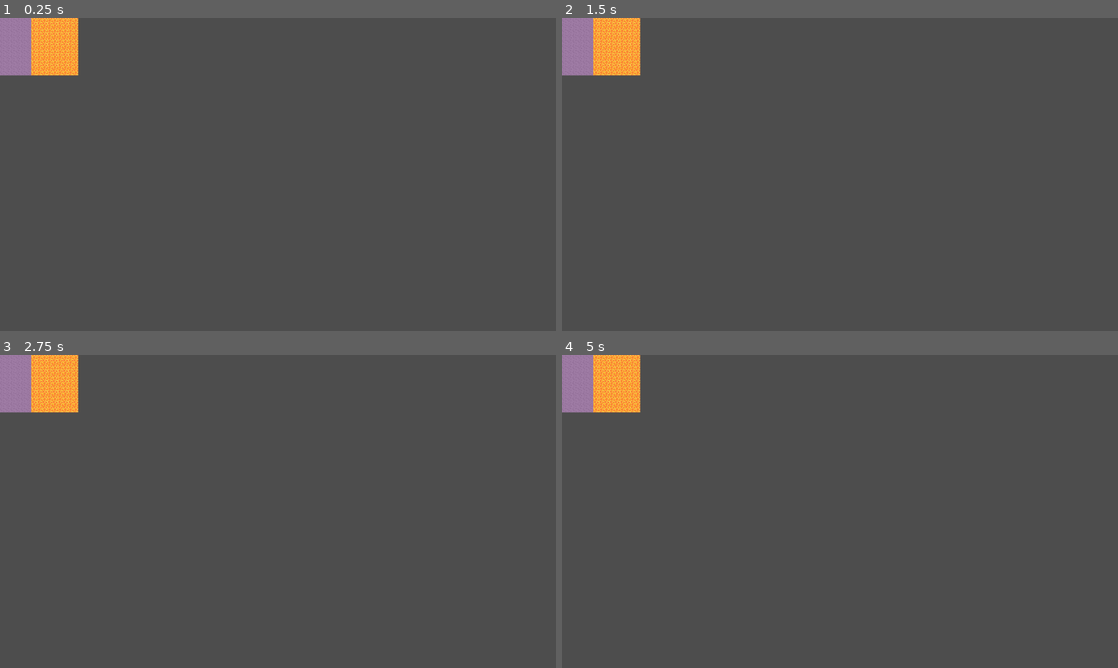
Above: before the commit, frames 1-4 (two rows, left to right).
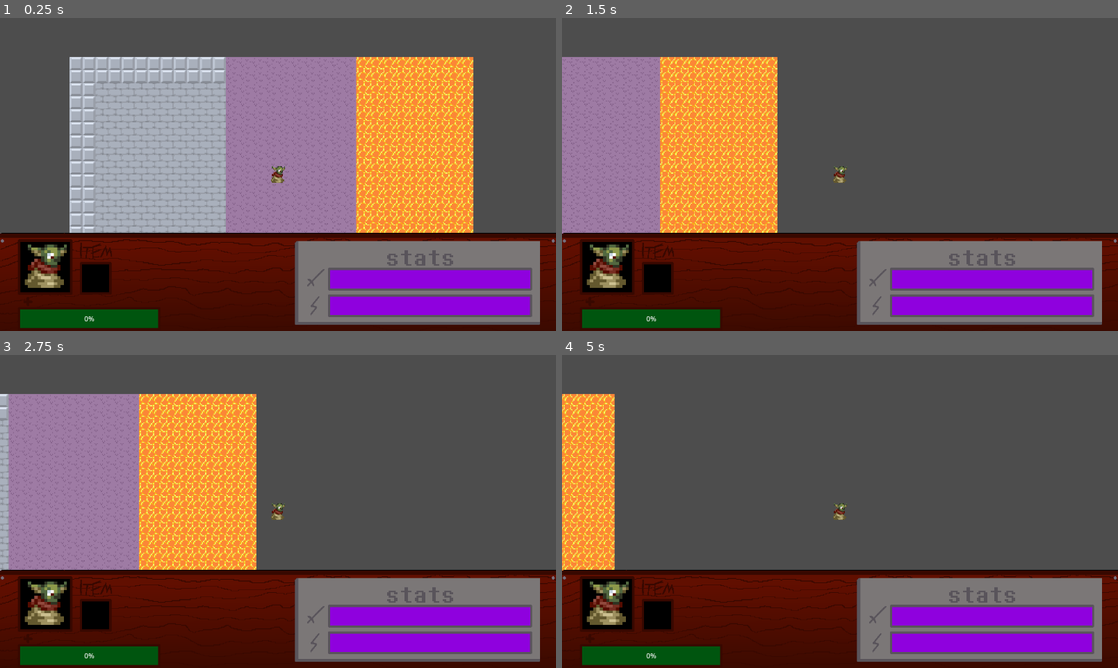
Above: after the commit, the same moments.

Repository: panda-ARCMH/BoblinQuest
Game: Godot game, scene res://dungeon.tscn
Same seed, same stepped clock (60 frames per second), same inputs: the game is played once before the commit and once after it. This scene is started directly instead of the project's main scene.
Inputs:
- Up to frame 1 (0.25 s): no input
- Up to frame 2 (1.5 s): tap Enter (ui_accept) at 0.5, 0.77 s; hold D (ui_right) from 0.53 s (still down)
- Up to frame 3 (2.75 s): tap Enter (ui_accept) at 1.52 s; release D (ui_right) at 2.03 s; hold A (ui_left) from 2.03 s (still down)
- Up to frame 4 (5 s): release A (ui_left) at 2.78 s; hold D (ui_right) 2.78-4.28 s; tap Enter (ui_accept) at 3.02, 3.77, 4.25, 4.52 s; hold A (ui_left) from 4.28 s (still down)

The runs differ from the first frame. In frame 1, 73% of the frame differs, in the area x 0-100%, y 0-100%; in frame 2, 53%; in frame 3, 57%; in frame 4, 37%.

Commit message:
added bob back

Diff:
--- a/boblin-quest/player/boblinCharacter.tscn
+++ b/boblin-quest/player/boblinCharacter.tscn
@@ -1,6 +1,7 @@
 [gd_scene format=3 uid="uid://c5q1edwdtifuw"]
 
 [ext_resource type="Script" uid="uid://c3jysr2vwf7qv" path="res://player/boblin.gd" id="1_6muyc"]
+[ext_resource type="Script" uid="uid://d1g0nt14oal5p" path="res://player/playerStats.gd" id="2_1e7qy"]
 [ext_resource type="Texture2D" uid="uid://yjmuebecv6q" path="res://assets/assets/player/player_1.png" id="3_1e7qy"]
 [ext_resource type="PackedScene" uid="uid://c06ophgo06avd" path="res://HUD/HUD.tscn" id="4_piqky"]
 
@@ -12,10 +13,13 @@
 radius = 6.0
 height = 16.0
 
-[node name="Player" type="CharacterBody2D" unique_id=1013156070 groups=["Player"]]
+[node name="BoblinCharacter_tscn" type="Node2D" unique_id=105154980]
+
+[node name="boblinCharacterBody2D" type="CharacterBody2D" parent="." unique_id=2041915979]
 script = ExtResource("1_6muyc")
+player_stats = SubResource("Resource_piqky")
 
-[node name="Area2D" type="Area2D" parent="." unique_id=865174906]
+[node name="Area2D" type="Area2D" parent="boblinCharacterBody2D" unique_id=865174906]
 
 [node name="Sprite2D" type="Sprite2D" parent="boblinCharacterBody2D" unique_id=2021122109]
 texture = ExtResource("3_1e7qy")
--- a/boblin-quest/project.godot
+++ b/boblin-quest/project.godot
@@ -11,7 +11,7 @@
 [application]
 
 config/name="Boblin Quest"
-run/main_scene="uid://virxorhc1ovc"
+run/main_scene="uid://baplemtd017hj"
 config/features=PackedStringArray("4.6", "Forward Plus")
 config/icon="res://icon.svg"
 
